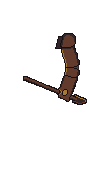
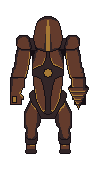
Layers edited between the first and the second 89×169 image:
showed "Background copy #1" over [10, 16, 89, 154]
hid "arm-left-spear" over [23, 33, 87, 105]